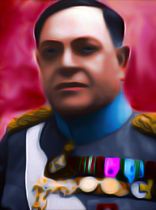
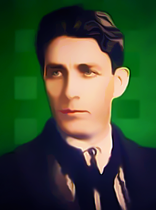
Two versions of the same layered image (156×210). Layer-by-layer changes:
added layer "Farbbalance 1" above "Helligkeit/Kontrast 1" over box(0, 0, 156, 210)
painted on "Helligkeit/Kontrast 1" over box(0, 0, 156, 210)
